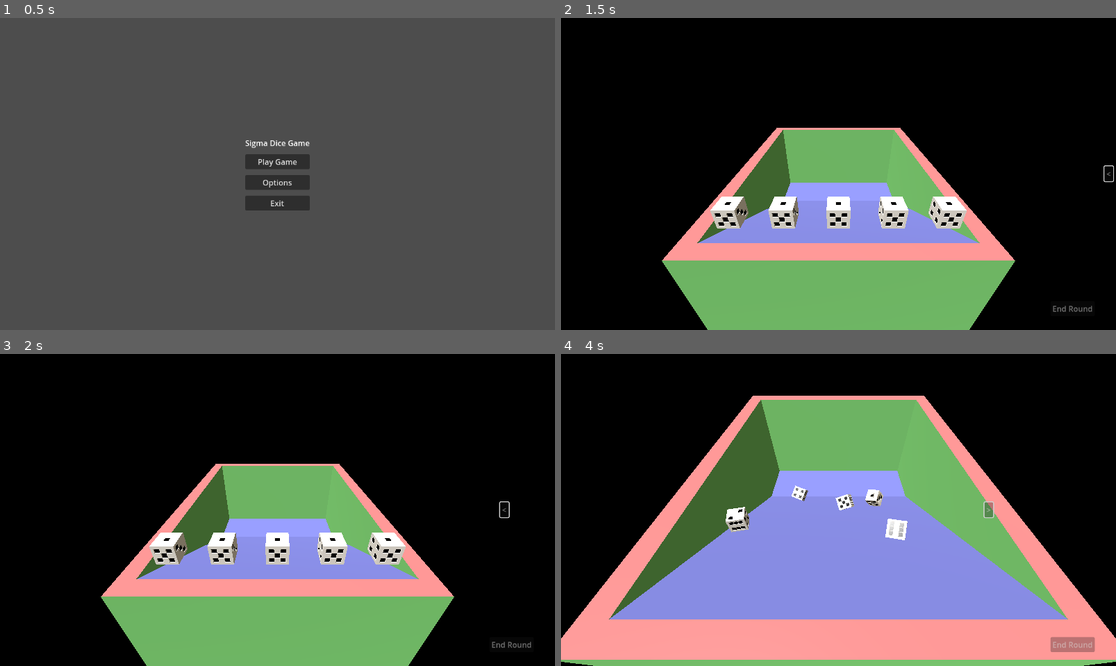
Above: before the commit, frames 1-4 (two rows, left to right).
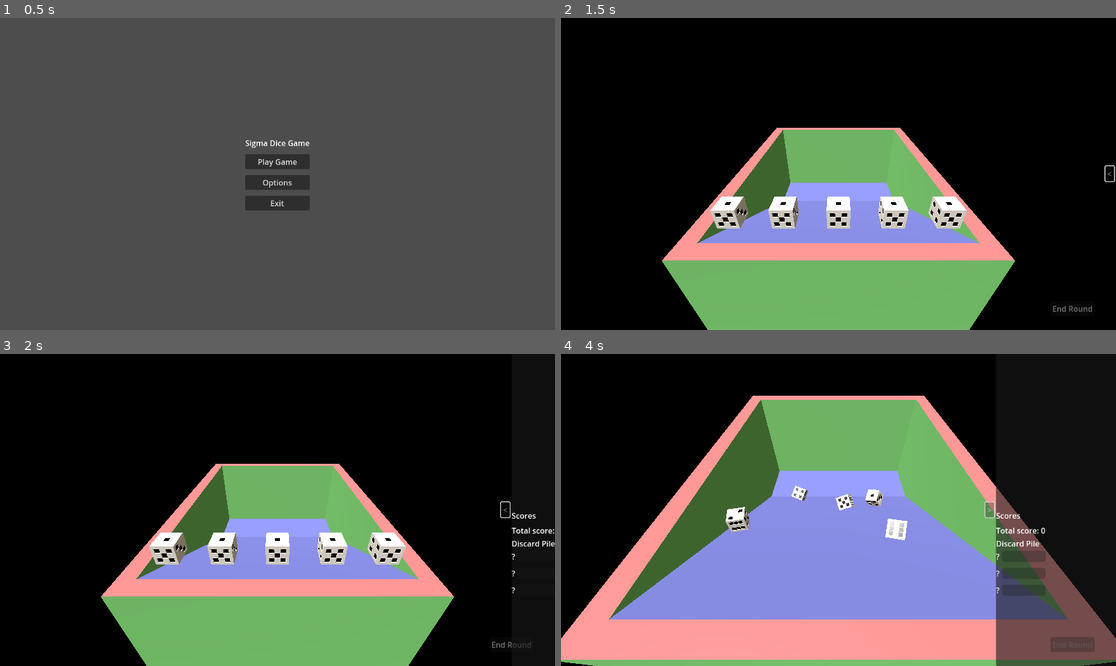
Above: after the commit, the same moments.

Repository: Inglo-Games/SigmaDiceGame
Game: Godot game, scene res://Scenes/Menus/MainMenu.tscn
The game is run twice, just before and just after one commit, with the same random seed, the same clock (stepped at 60 frames per second) and the same inputs.
Inputs (mouse positions are in pixels of both pictures, inside the frame that each line leads up to):
- Up to frame 1 (0.5 s): no input
- Up to frame 2 (1.5 s): click "Play Game" at 0.5 s; click "<" at 1.25 s
- Up to frame 3 (2 s): no input
- Up to frame 4 (4 s): move the mouse to (960, 494) at 2.02 s; tap Space (launch_dice) at 2.1 s; click (960, 494) at 2.17 s; move the mouse to (727, 525) at 2.77 s; click (727, 525) at 2.85 s; click ">" at 3.5 s

Frame 1 is identical in both runs. In frame 2, less than 0.1% of the frame differs, in the area x 97-100%, y 47-53%; in frame 3, 0.3%; in frame 4, 7.2%, in the area x 76-100%, y 42-100%.

Commit message:
Add beginning of scoreboard UI

Diff:
--- a/game/Scenes/Game.tscn
+++ b/game/Scenes/Game.tscn
@@ -70,7 +70,8 @@
 [node name="ScoreboardPanel" parent="." instance=ExtResource("4_56du8")]
 anchors_preset = 11
 anchor_left = 1.0
-offset_left = -22.0
+offset_left = -20.0
+offset_right = 343.0
 grow_horizontal = 0
 
 [connection signal="pressed" from="ButtonContainer/EndRoundButton" to="." method="_on_pressed_end_round_button"]
--- /dev/null
+++ b/game/Scenes/UI/Scoreboard.gd
@@ -0,0 +1,27 @@
+extends Control
+
+
+# Update all of the UI elements on the scoreboard
+func update_scoreboard(game_state:SigmaGame):
+	_update_discard_lists(game_state.discard_pile)
+	_update_score_lights(game_state.score_pair_count)
+	_update_total_score(game_state.calculate_total_score())
+
+
+# Update the discard progress bars
+func _update_discard_lists(discards:Array[Vector2i]):
+	for index in range(len(discards)):
+		# Set the label's text to the given value
+		get_node("VBox/Grid2/DiscardLabel%d" % index).text = str(discards[index].x)
+		# Set the progress bar's value to the number of times that value has been discarded
+		get_node("VBox/Grid2/ProgBar%d" % index).value = discards[index].y
+
+
+# Update the light icons representing pairs scored by player
+func _update_score_lights(scores:Array[int]):
+	pass
+
+
+# Update total score label
+func _update_total_score(score:int):
+	$VBox/ScoreTotalLabel.text = "Total score: %d" % score
--- /dev/null
+++ b/game/Scenes/UI/Scoreboard.tscn
@@ -0,0 +1,71 @@
+[gd_scene load_steps=2 format=3 uid="uid://ckferd6wgtq5r"]
+
+[ext_resource type="Script" path="res://Scenes/UI/Scoreboard.gd" id="1_nau32"]
+
+[node name="Scoreboard" type="Control"]
+layout_mode = 3
+anchors_preset = 0
+script = ExtResource("1_nau32")
+
+[node name="VBox" type="VBoxContainer" parent="."]
+layout_mode = 1
+offset_right = 91.0
+offset_bottom = 151.0
+
+[node name="ScoresHeader" type="Label" parent="VBox"]
+layout_mode = 2
+text = "Scores"
+
+[node name="GridContainer" type="GridContainer" parent="VBox"]
+layout_mode = 2
+columns = 2
+
+[node name="ScoreTotalLabel" type="Label" parent="VBox"]
+layout_mode = 2
+text = "Total score: 0"
+
+[node name="DiscardHeader" type="Label" parent="VBox"]
+layout_mode = 2
+text = "Discard Pile"
+
+[node name="Grid2" type="GridContainer" parent="VBox"]
+layout_mode = 2
+theme_override_constants/h_separation = 4
+theme_override_constants/v_separation = 12
+columns = 2
+
+[node name="DiscardLabel0" type="Label" parent="VBox/Grid2"]
+layout_mode = 2
+text = "?"
+
+[node name="ProgBar0" type="ProgressBar" parent="VBox/Grid2"]
+layout_mode = 2
+size_flags_horizontal = 3
+size_flags_vertical = 1
+max_value = 10.0
+step = 1.0
+show_percentage = false
+
+[node name="DiscardLabel1" type="Label" parent="VBox/Grid2"]
+layout_mode = 2
+text = "?"
+
+[node name="ProgBar1" type="ProgressBar" parent="VBox/Grid2"]
+layout_mode = 2
+size_flags_horizontal = 3
+size_flags_vertical = 1
+max_value = 10.0
+step = 1.0
+show_percentage = false
+
+[node name="DiscardLabel2" type="Label" parent="VBox/Grid2"]
+layout_mode = 2
+text = "?"
+
+[node name="ProgBar2" type="ProgressBar" parent="VBox/Grid2"]
+layout_mode = 2
+size_flags_horizontal = 3
+size_flags_vertical = 1
+max_value = 10.0
+step = 1.0
+show_percentage = false
--- a/game/Scenes/UI/ScoreboardPanel.tscn
+++ b/game/Scenes/UI/ScoreboardPanel.tscn
@@ -1,6 +1,7 @@
-[gd_scene load_steps=2 format=3 uid="uid://dj0uen5t451qt"]
+[gd_scene load_steps=3 format=3 uid="uid://dj0uen5t451qt"]
 
 [ext_resource type="Script" path="res://Scenes/UI/ScoreboardPanel.gd" id="1_b3tc4"]
+[ext_resource type="PackedScene" uid="uid://ckferd6wgtq5r" path="res://Scenes/UI/Scoreboard.tscn" id="2_6bmwe"]
 
 [node name="ScoreboardPanel" type="HBoxContainer"]
 anchors_preset = 15
@@ -19,4 +20,9 @@
 layout_mode = 2
 size_flags_horizontal = 3
 
+[node name="Scoreboard" parent="PanelContainer" instance=ExtResource("2_6bmwe")]
+layout_mode = 2
+size_flags_horizontal = 0
+size_flags_vertical = 4
+
 [connection signal="pressed" from="ExpanderButton" to="." method="_on_expander_button_pressed"]
